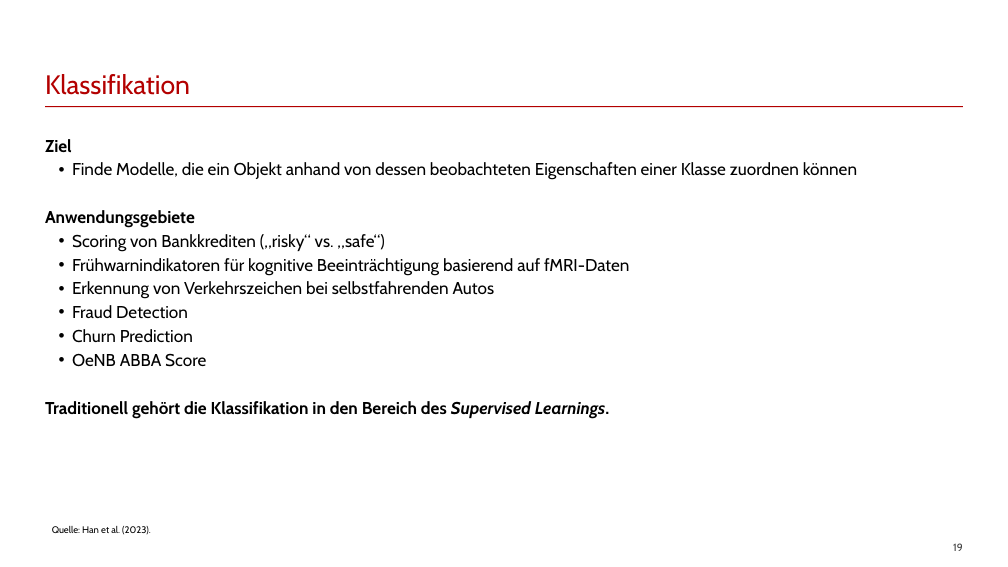
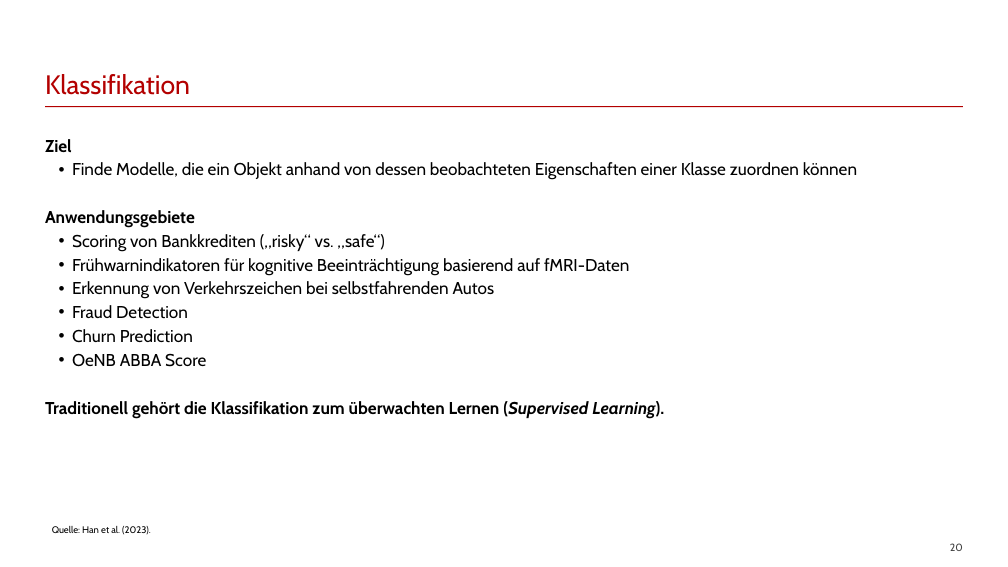
Before and after one commit to franzmohr/intro-data-mining-de, a slide deck: slide 20 of data-mining.odp (slide 19 before the commit). Drawn at 1008x567 pixels with LibreOffice and Linux fonts; fonts in the diff are those of the drawing. Boxes give left, top, right and bottom in pixels: in the first picture for what was removed or moved away, otherwise in the second. Text is boxed around its words. In the diff, an @@ line names an element or a change of style, - is before the commit and + after.

```diff
--- a/data-mining.odp
+++ b/data-mining.odp
@@ text at box(45, 401, 664, 418): text changed @@
-Traditionell gehört die Klassifikation in den Bereich des Supervised Learnings.
+Traditionell gehört die Klassifikation zum überwachten Lernen (Supervised Learning).
@@ page number at box(950, 543, 963, 551): text changed @@
-19
+20
```
Also in this commit, not shown: 24 other slides changed, 5 slides added, 8 other files.
